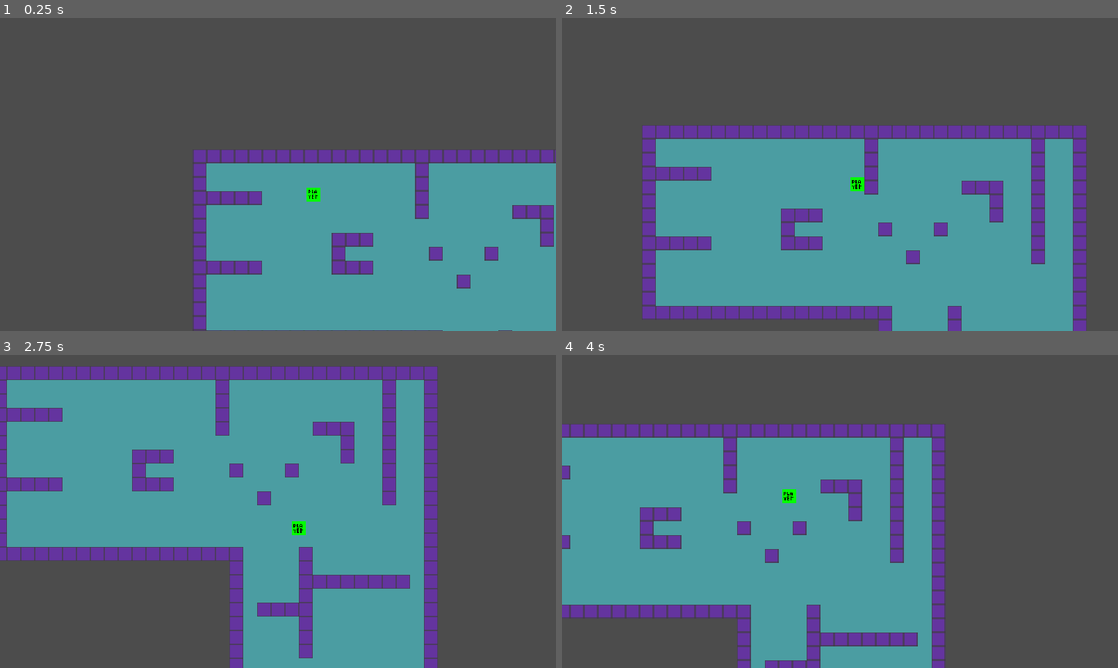
Above: before the commit, frames 1-4 (two rows, left to right).
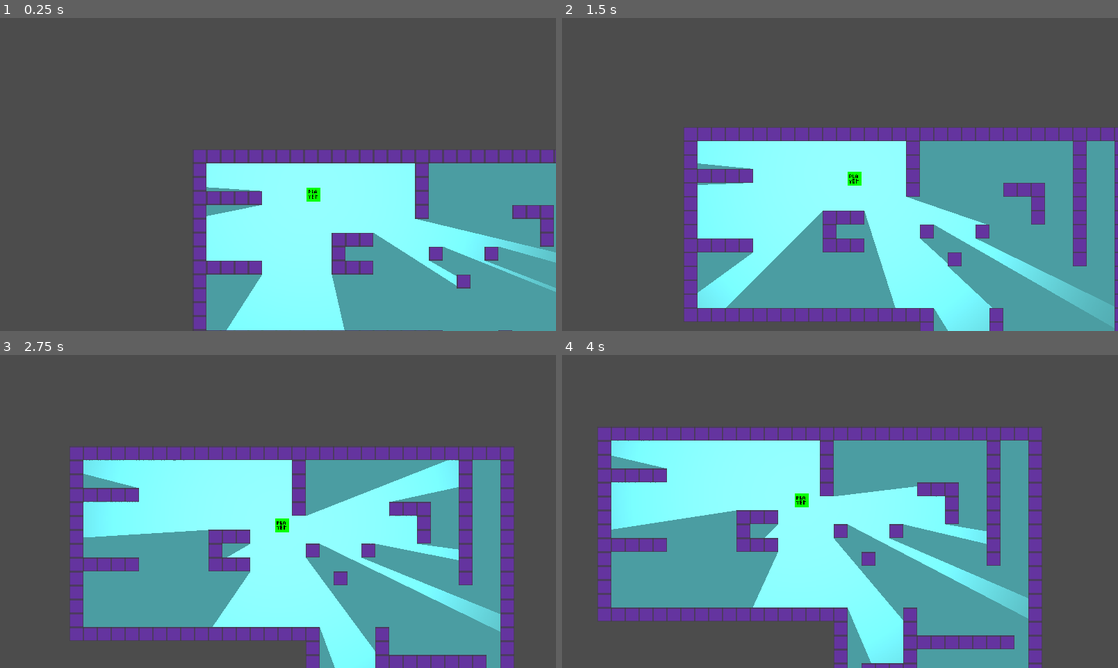
Above: after the commit, the same moments.

Repository: EzaEx/loot-game
Game: Godot game, scene res://Scenes/World/World.tscn
Two runs of this game, one before a commit and one after it. Both use one fixed random seed, a clock stepped at 60 frames per second and the inputs below. The engine's default icon, where the game draws it, is replaced by a stand-in: a white triangle on a blue panel in a dark square.
Inputs (mouse positions are in pixels of both pictures, inside the frame that each line leads up to):
- Up to frame 1 (0.25 s): no input
- Up to frame 2 (1.5 s): move the mouse to (962, 158) at 0.52 s; hold D (move_right) 0.53-1.28 s; move the mouse to (728, 190) at 1.27 s; hold S (move_down) from 1.28 s (still down)
- Up to frame 3 (2.75 s): move the mouse to (333, 442) at 2.02 s; release S (move_down) at 2.03 s; hold D (move_right) from 2.03 s (still down)
- Up to frame 4 (4 s): move the mouse to (812, 574) at 2.77 s; release D (move_right) at 2.78 s; hold W (move_up) 2.78-3.53 s; move the mouse to (1006, 558) at 3.52 s; hold A (move_left) from 3.53 s (still down)

The runs differ from the first frame. In frame 1, 15% of the frame differs, in the area x 37-100%, y 46-100%; in frame 2, 33%; in frame 3, 68%, in the area x 0-93%, y 3-100%; in frame 4, 45%.

Commit message:
light init
yes

Diff:
--- a/Scenes/Player/Player.tscn
+++ b/Scenes/Player/Player.tscn
@@ -1,9 +1,10 @@
-[gd_scene load_steps=5 format=2]
+[gd_scene load_steps=6 format=2]
 
 [ext_resource path="res://Scenes/Entity/Entity.tscn" type="PackedScene" id=1]
 [ext_resource path="res://Scenes/Player/Player.gd" type="Script" id=2]
 [ext_resource path="res://Scenes/Player/camera_focus.gd" type="Script" id=3]
 [ext_resource path="res://Scenes/Player/player_sprite.png" type="Texture" id=4]
+[ext_resource path="res://light.png" type="Texture" id=5]
 
 [node name="Player" instance=ExtResource( 1 )]
 script = ExtResource( 2 )
@@ -17,3 +18,7 @@
 [node name="Camera2D" type="Camera2D" parent="camera_focus" index="0"]
 current = true
 smoothing_enabled = true
+
+[node name="Light2D" type="Light2D" parent="." index="3"]
+texture = ExtResource( 5 )
+shadow_enabled = true
--- a/Scenes/World/World.tscn
+++ b/Scenes/World/World.tscn
@@ -1,8 +1,11 @@
-[gd_scene load_steps=6 format=2]
+[gd_scene load_steps=7 format=2]
 
 [ext_resource path="res://Scenes/World/map_tileset/wall_tile.png" type="Texture" id=1]
 [ext_resource path="res://Scenes/Player/Player.tscn" type="PackedScene" id=2]
 [ext_resource path="res://Scenes/World/map_tileset/floor_tile.png" type="Texture" id=3]
+
+[sub_resource type="OccluderPolygon2D" id=3]
+polygon = PoolVector2Array( 16, 16, 0, 16, 0, 0, 16, 0 )
 
 [sub_resource type="ConvexPolygonShape2D" id=1]
 points = PoolVector2Array( 16, 16, 0, 16, 0, 0, 16, 0 )
@@ -29,6 +32,7 @@
 1/region = Rect2( 0, 0, 16, 16 )
 1/tile_mode = 0
 1/occluder_offset = Vector2( 0, 0 )
+1/occluder = SubResource( 3 )
 1/navigation_offset = Vector2( 0, 0 )
 1/shape_offset = Vector2( 0, 0 )
 1/shape_transform = Transform2D( 1, 0, 0, 1, 0, 0 )
@@ -55,3 +59,4 @@
 
 [node name="Player" parent="." instance=ExtResource( 2 )]
 position = Vector2( 139, 52 )
+speed = 9
Binary file added: light.png
Not shown, added: light.png.import
